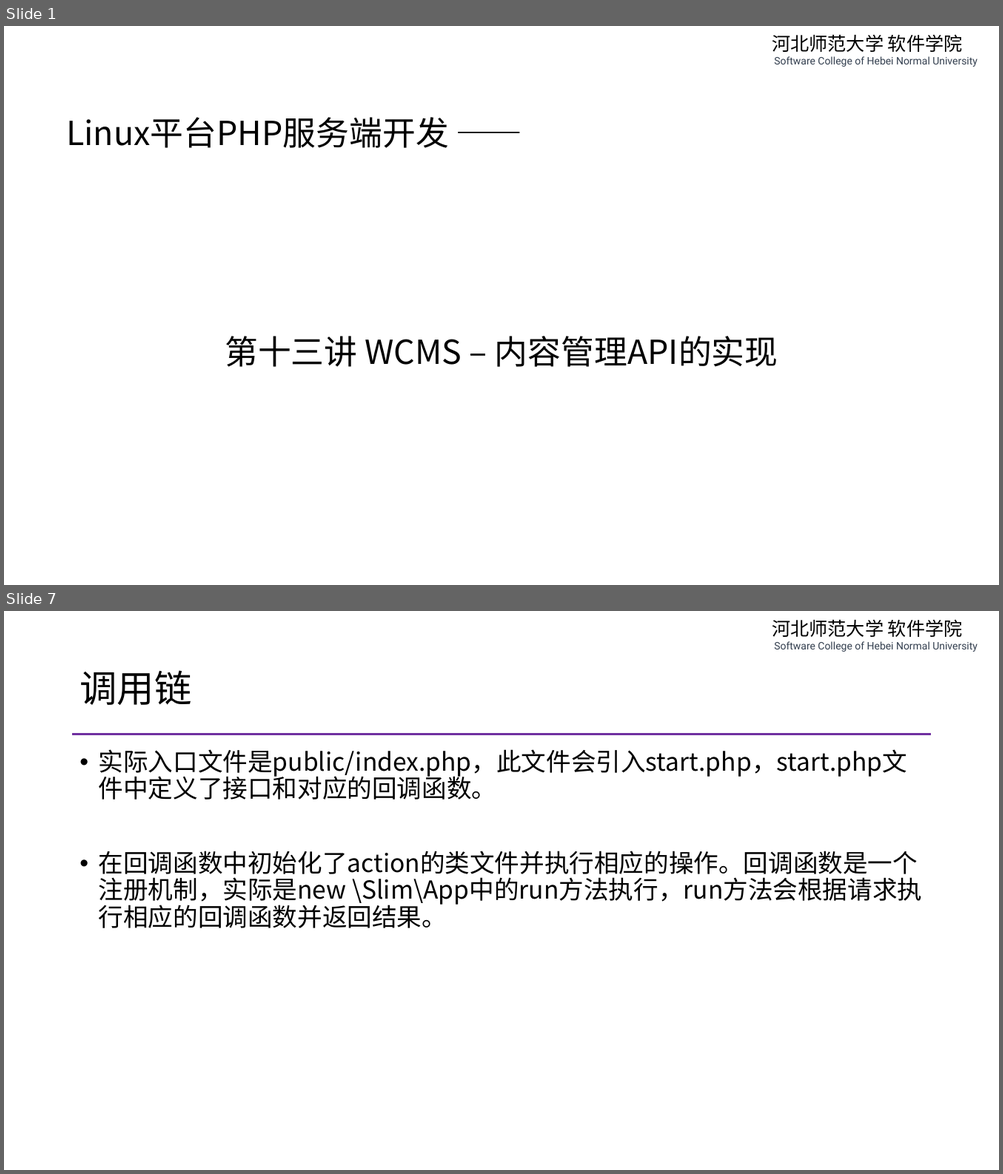
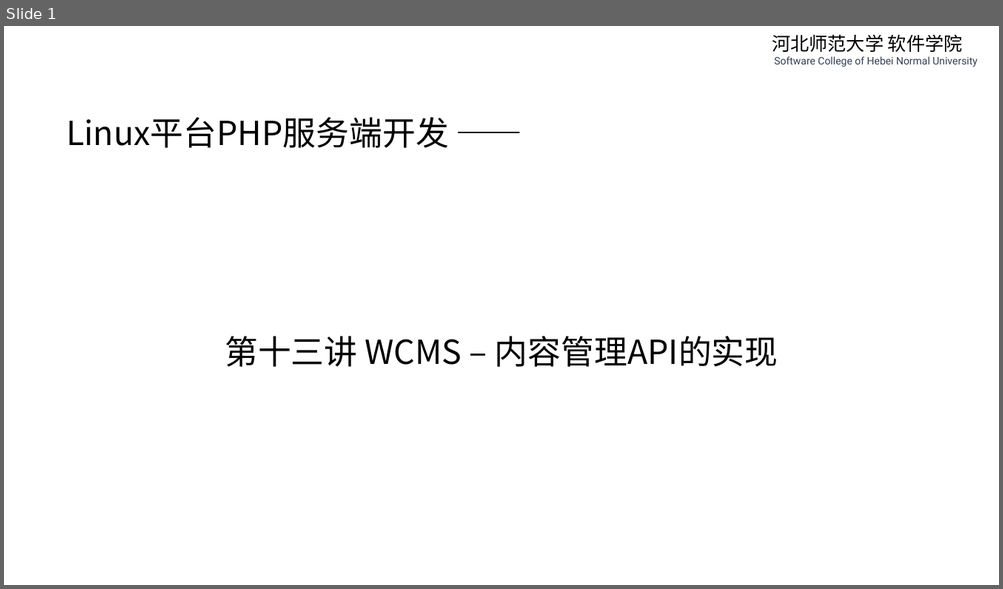
Before and after one commit to edu2act/course-php-serverside-development-on-linux, a slide deck: materials/slides/ch13-wcms-content-management.pptx. Shown one above the other, each under a label of ours: slides 1 and 7 before the commit, slide 1 after it; the slides between them are not shown. The pictures are 1003x1174 and 1003x589 pixels, drawn with LibreOffice and Linux fonts; fonts in the diff are those of the drawing. Boxes give left, top, right and bottom in pixels: in the first picture for what was removed or moved away, otherwise in the second. Text is boxed around its words. In the diff, an @@ line names an element or a change of style, - is before the commit and + after.

```diff
--- a/materials/slides/ch13-wcms-content-management.pptx
+++ b/materials/slides/ch13-wcms-content-management.pptx
@@ slide 7 removed at (x1=4, y1=611, x2=999, y2=1170), background #FFFFFF; not listed: 1 template element that a slide beside it also shows @@
@@ title removed at (x1=79, y1=670, x2=191, y2=705) @@
-调用链
@@ line removed from (73, 734) to (930, 734) @@
@@ text removed at (x1=99, y1=749, x2=922, y2=928) @@
-• 实际入口文件是public/index.php，此文件会引入start.php，start.php文件中定义了接口和对应的回调函数。
-• 在回调函数中初始化了action的类文件并执行相应的操作。回调函数是一个注册机制，实际是new \Slim\App中的run方法执行，run方法会根据请求执行相应的回调函数并返回结果。
```
Also in this commit, not shown: 1 slide changed, 6 slides added, 4 other slides removed, 8 other files.
